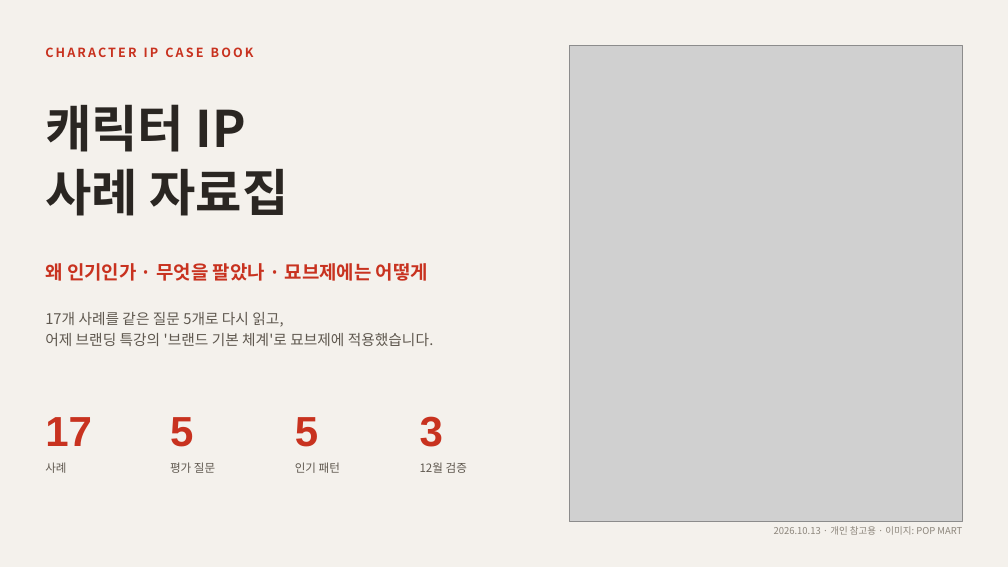
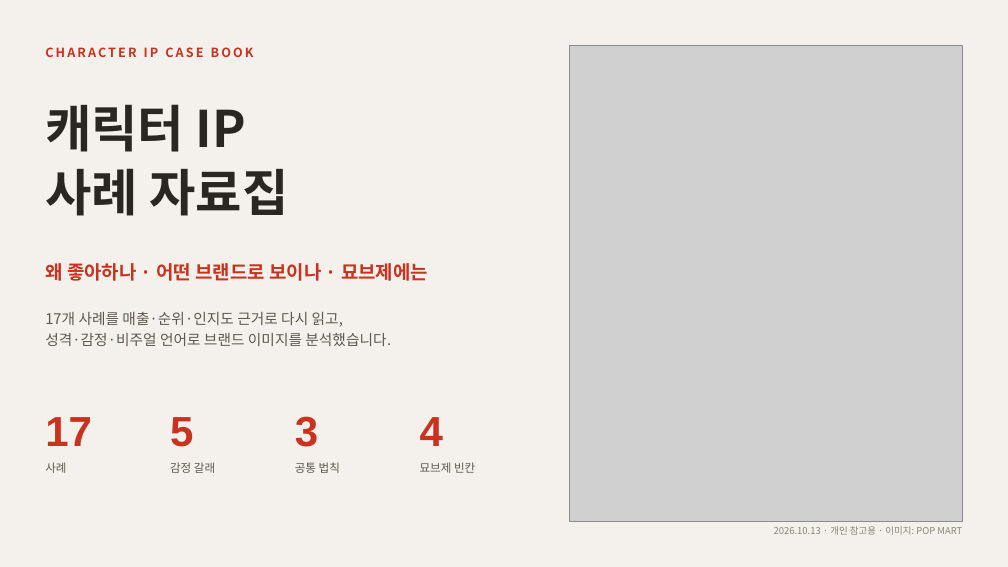
Before and after one commit to yehol/hoho, a slide deck: slide 1 of case-study/character_ip_casebook_myobze.pptx. Drawn at 1008x567 pixels with LibreOffice and Linux fonts; fonts in the diff are those of the drawing; grey boxes stand for pictures. Boxes give left, top, right and bottom in pixels: in the first picture for what was removed or moved away, otherwise in the second. Text is boxed around its words. In the diff, an @@ line names an element or a change of style, - is before the commit and + after.

```diff
--- a/case-study/character_ip_casebook_myobze.pptx
+++ b/case-study/character_ip_casebook_myobze.pptx
@@ text at bbox=[45, 263, 428, 281]: text changed @@
-왜 인기인가 · 무엇을 팔았나 · 묘브제에는 어떻게
+왜 좋아하나 · 어떤 브랜드로 보이나 · 묘브제에는
@@ text at bbox=[45, 312, 391, 346]: text changed @@
-17개 사례를 같은 질문 5개로 다시 읽고,
-어제 브랜딩 특강의 '브랜드 기본 체계'로 묘브제에 적용했습니다.
+17개 사례를 매출·순위·인지도 근거로 다시 읽고,
+성격·감정·비주얼 언어로 브랜드 이미지를 분석했습니다.
@@ text "3": place and size @@
-text "3" at bbox=[420, 416, 443, 447]
+text "3" at bbox=[295, 416, 318, 447]
@@ text removed at bbox=[295, 417, 318, 447] @@
-5
@@ text added at bbox=[420, 417, 443, 446], 40 pt, text #C8321F, bold @@
+4
@@ text at bbox=[170, 462, 215, 473]: text changed @@
-평가 질문
+감정 갈래
@@ text at bbox=[295, 462, 340, 473]: text changed @@
-인기 패턴
+공통 법칙
@@ text at bbox=[420, 462, 475, 473]: text changed @@
-12월 검증
+묘브제 빈칸
```
Also in this commit, not shown: 19 other slides changed, 9 slides added.
